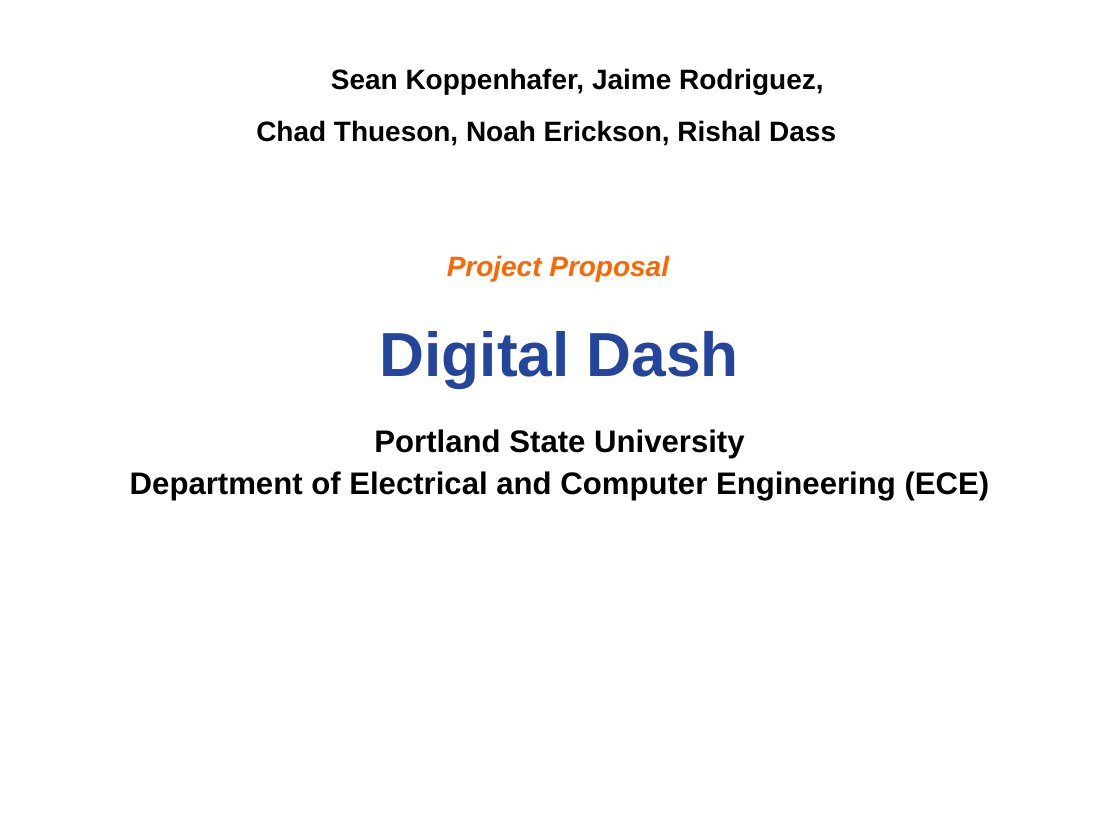
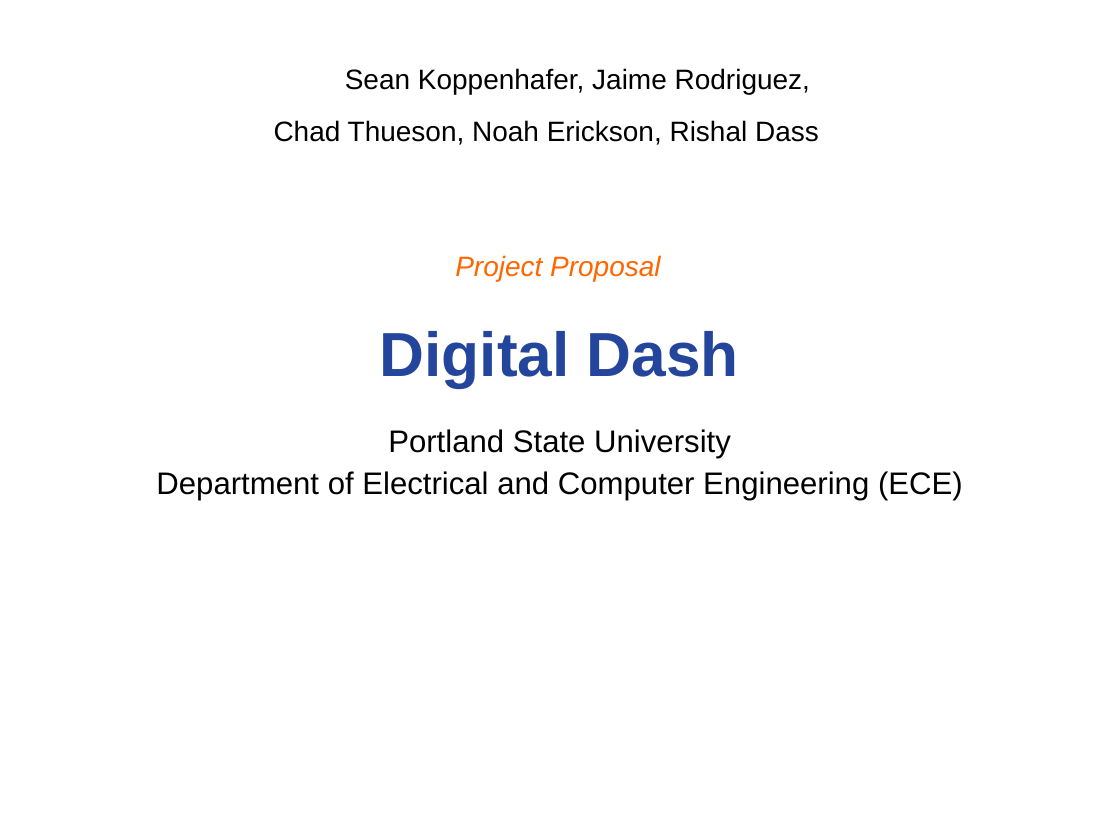
Before and after one commit to noahterickson/DigitalDash, a slide deck: slide 1 of Proposal/Project Proposal.ppt. Drawn at 1120x840 pixels with LibreOffice and Linux fonts; fonts in the diff are those of the drawing; background and template pictures are left out. Boxes give left, top, right and bottom in pixels: in the first picture for what was removed or moved away, otherwise in the second. Text is boxed around its words. In the diff, an @@ line names an element or a change of style, - is before the commit and + after.

Commit message:
jaime

```diff
--- a/Proposal/Project Proposal.ppt
+++ b/Proposal/Project Proposal.ppt
@@ bold off in 4 elements at box(388, 429, 731, 458), box(156, 471, 963, 501), box(274, 68, 819, 145), box(455, 255, 660, 282) @@
```
Also in this commit, not shown: 10 other slides changed, 1 slide added.
